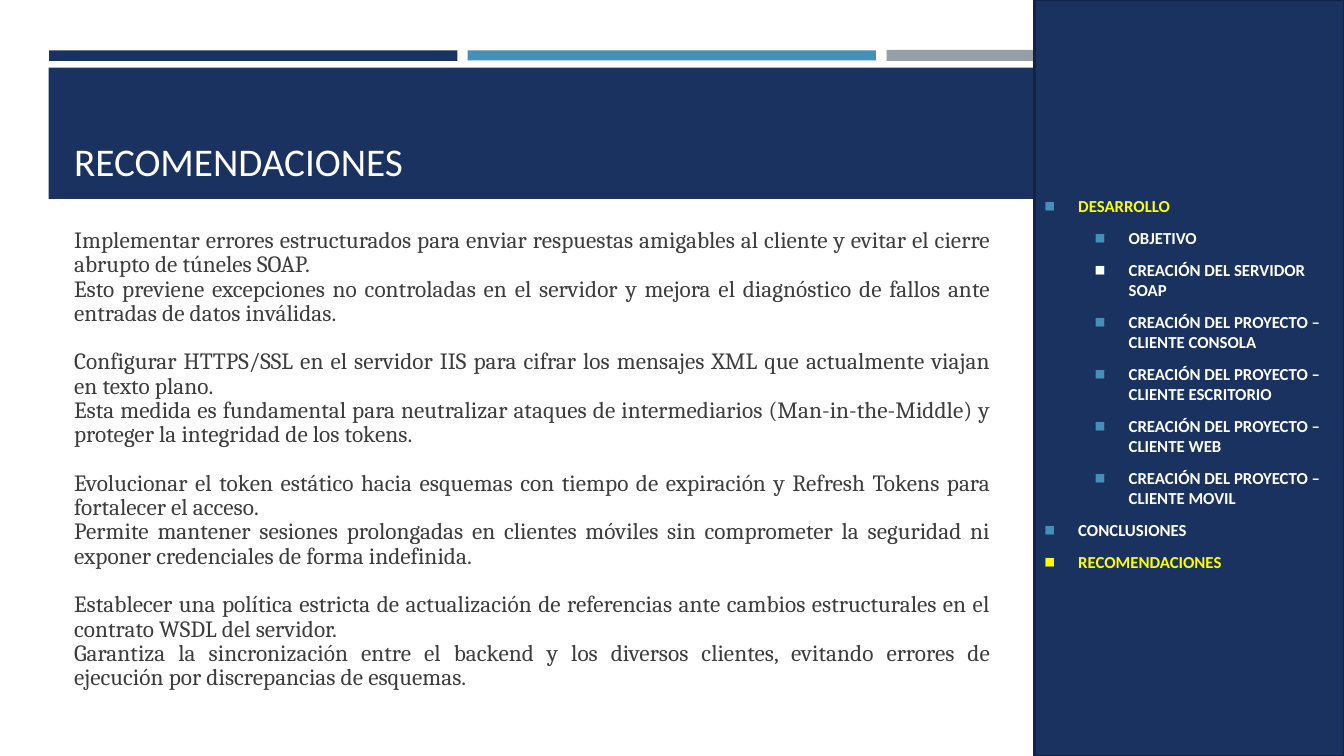
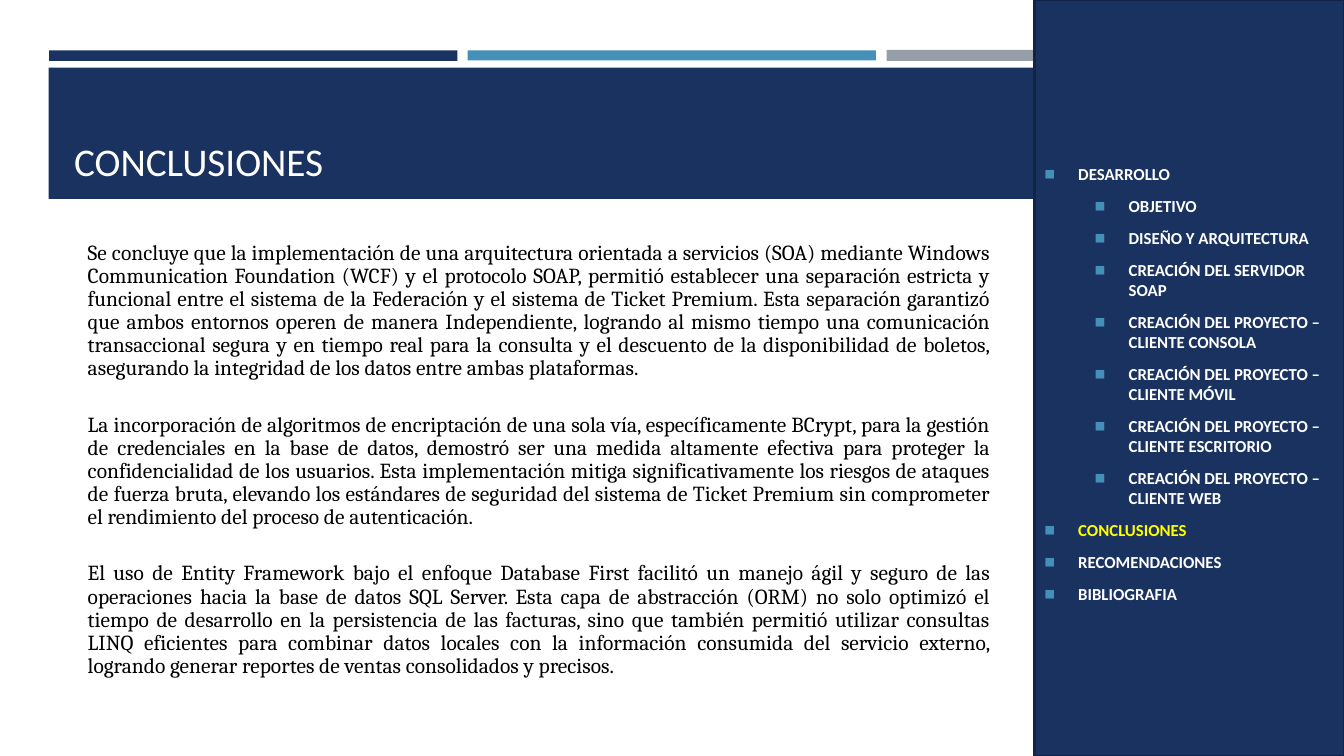
Before and after one commit to ArielGuevara/WS_TicketPremiun_DotNet_SOAP_GR5, a slide deck: slide 53 of 05. DOCUMENTACION/02. MANUAL TECNICO/PRESENTACION_SOAP_ BDD_DOTNET.pptx (slide 81 before the commit). Drawn at 1344x756 pixels with LibreOffice and Linux fonts; fonts in the diff are those of the drawing. Boxes give left, top, right and bottom in pixels: in the first picture for what was removed or moved away, otherwise in the second. Text is boxed around its words. In the diff, an @@ line names an element or a change of style, - is before the commit and + after.

```diff
--- a/05. DOCUMENTACION/02. MANUAL TECNICO/PRESENTACION_SOAP_ BDD_DOTNET.pptx
+++ b/05. DOCUMENTACION/02. MANUAL TECNICO/PRESENTACION_SOAP_ BDD_DOTNET.pptx
@@ title at (x1=74, y1=150, x2=323, y2=177): text changed @@
-RECOMENDACIONES
+CONCLUSIONES
@@ text in rectangle at (x1=1078, y1=169, x2=1305, y2=568): text colour #FFFF00 to #FFFFFF in "DESARROLLO", "RECOMENDACIONES"; text colour #FFFFFF to #FFFF00 in "CONCLUSIONES"; bullet colour #FFFFFF to #4590B8; bullet colour #FFFF00 to #4590B8 @@
@@ text in rectangle at (x1=1129, y1=230, x2=1308, y2=246): paragraph added @@
+  ◼ DISEÑO Y ARQUITECTURA
@@ text at (x1=88, y1=245, x2=990, y2=678): text changed; size 16.6 to 15.3 pt; text colour #3D3D3D to #000000 @@
-Implementar errores estructurados para enviar respuestas amigables al cliente y evitar el cierre abrupto de túneles SOAP.
-Esto previene excepciones no controladas en el servidor y mejora el diagnóstico de fallos ante entradas de datos inválidas.
-Configurar HTTPS/SSL en el servidor IIS para cifrar los mensajes XML que actualmente viajan en texto plano.
-Esta medida es fundamental para neutralizar ataques de intermediarios (Man-in-the-Middle) y proteger la integridad de los tokens.
-Evolucionar el token estático hacia esquemas con tiempo de expiración y Refresh Tokens para fortalecer el acceso.
-Permite mantener sesiones prolongadas en clientes móviles sin comprometer la seguridad ni exponer credenciales de forma indefinida.
-Establecer una política estricta de actualización de referencias ante cambios estructurales en el contrato WSDL del servidor.
-Garantiza la sincronización entre el backend y los diversos clientes, evitando errores de ejecución por discrepancias de esquemas.
+Se concluye que la implementación de una arquitectura orientada a servicios (SOA) mediante Windows Communication Foundation (WCF) y el protocolo SOAP, permitió establecer una separación estricta y funcional entre el sistema de la Federación y el sistema de Ticket Premium. Esta separación garantizó que ambos entornos operen de manera Independiente, logrando al mismo tiempo una comunicación transaccional segura y en tiempo real para la consulta y el descuento de la disponibilidad de boletos, asegurando la integridad de los datos entre ambas plataformas.
+La incorporación de algoritmos de encriptación de una sola vía, específicamente BCrypt, para la gestión de credenciales en la base de datos, demostró ser una medida altamente efectiva para proteger la confidencialidad de los usuarios. Esta implementación mitiga significativamente los riesgos de ataques de fuerza bruta, elevando los estándares de seguridad del sistema de Ticket Premium sin comprometer el rendimiento del proceso de autenticación.
+El uso de Entity Framework bajo el enfoque Database First facilitó un manejo ágil y seguro de las operaciones hacia la base de datos SQL Server. Esta capa de abstracción (ORM) no solo optimizó el tiempo de desarrollo en la persistencia de las facturas, sino que también permitió utilizar consultas LINQ eficientes para combinar datos locales con la información consumida del servicio externo, logrando generar reportes de ventas consolidados y precisos.
@@ text in rectangle at (x1=1129, y1=366, x2=1308, y2=400): paragraph added @@
+  ◼ CREACIÓN DEL PROYECTO – CLIENTE MÓVIL
@@ text in rectangle at (x1=1129, y1=471, x2=1308, y2=504): paragraph removed @@
-  ◼ CREACIÓN DEL PROYECTO – CLIENTE MOVIL
@@ text in rectangle at (x1=1078, y1=589, x2=1177, y2=600): paragraph added @@
+◼ BIBLIOGRAFIA
```
Also in this commit, not shown: 25 other slides changed, 29 slides added, 55 slides removed, 1 other file.
